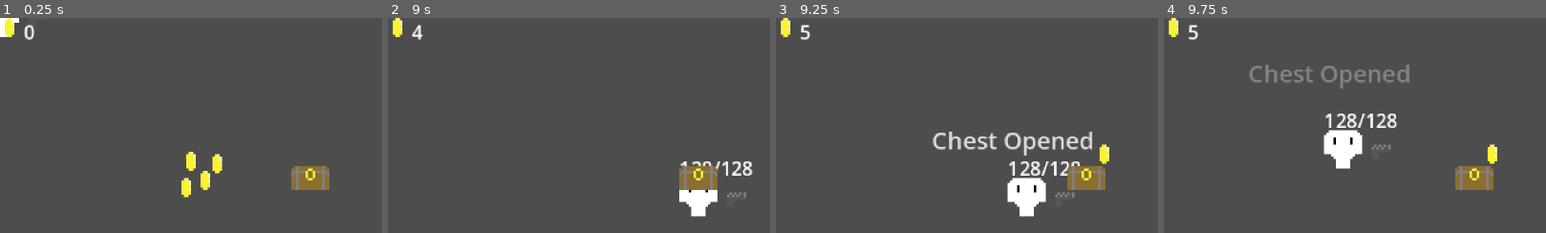
Above: before the commit, frames 1-4 (left to right).
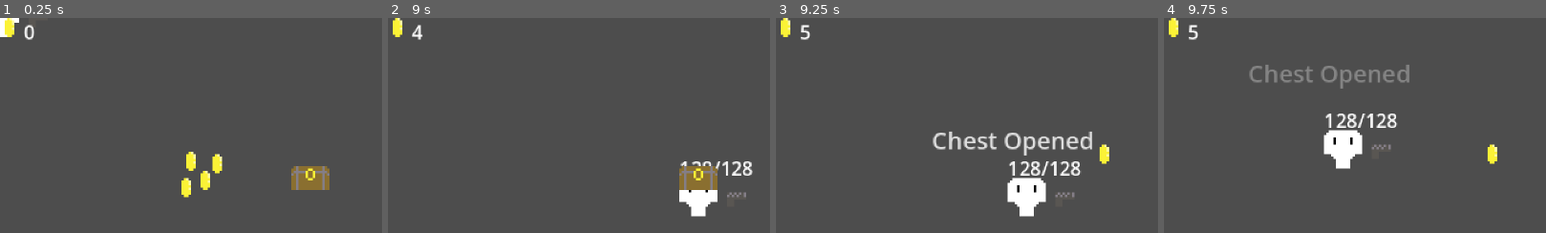
Above: after the commit, the same moments.

Repository: Kimbix/gun-factory-game
Game: Godot game, scene res://main.tscn
The game is run twice, just before and just after one commit, with the same random seed, the same clock (stepped at 60 frames per second) and the same inputs.
Inputs (mouse positions are % of the whole screen's width and height, from its top left):
- Up to frame 1 (0.25 s): no input
- Up to frame 2 (9 s): tap Enter at 0.5 s; move the mouse to (72, 45) at 0.52 s; hold D (move_right) 0.53-1.28 s; hold E (interact) 0.53-1.28 s; move the mouse to (30, 55) at 1.27 s; hold S (move_down) 1.28-2.03 s; click (30, 55) at 1.35 s; tap E (interact) every 1.5 s from 1.55 to 7.55 s; move the mouse to (60, 28) at 2.02 s; hold D (move_right) 2.03-2.78 s; hold E (interact) 2.03-2.78 s; move the mouse to (45, 70) at 2.77 s; hold W (move_up) 2.78-3.53 s; tap 1 at 2.85 s; move the mouse to (80, 65) at 3.52 s; hold E (interact) 3.53-4.28 s; hold A (move_left) 3.53-5.03 s; tap 2 at 3.6 s; move the mouse to (20, 35) at 4.27 s; tap 3 at 4.35 s; move the mouse to (55, 50) at 5.02 s; hold S (move_down) 5.03-5.78 s; hold E (interact) 5.03-5.78 s; tap 4 at 5.1 s; move the mouse to (35, 25) at 5.77 s; hold D (move_right) 5.78-6.53 s; tap 5 at 5.85 s; move the mouse to (72, 45) at 6.52 s; hold W (move_up) 6.53-7.28 s; hold E (interact) 6.53-7.28 s; tap 6 at 6.6 s; move the mouse to (30, 55) at 7.27 s; hold D (move_right) 7.28-8.03 s; tap 7 at 7.35 s; move the mouse to (60, 28) at 8.02 s; hold S (move_down) 8.03-8.78 s; hold E (interact) 8.03-8.78 s; tap 8 at 8.1 s; move the mouse to (45, 70) at 8.77 s; hold A (move_left) from 8.78 s (still down); tap R at 8.85 s
- Up to frame 3 (9.25 s): keep holding A (move_left); tap E (interact) at 9.05 s
- Up to frame 4 (9.75 s): move the mouse to (80, 65) at 9.52 s; release A (move_left) at 9.53 s; hold W (move_up) from 9.53 s (still down); hold E (interact) from 9.53 s (still down); tap Enter at 9.6 s
The pictures show only the part of the screen within x 0-50%, y 0-50%; the shares and areas given below are measured in that part.

Frames 1-2 are identical in both runs. In frame 3, 1.1% of the frame differs, in the area x 76-87%, y 68-80%; in frame 4, 1.1%.

Commit message:
Chest disappears (visible=false, area freed) when opened

Diff:
--- a/scripts/world/chest.gd
+++ b/scripts/world/chest.gd
@@ -31,6 +31,8 @@
 	if _opened:
 		return
 	_opened = true
+	visible = false
+	_area.queue_free()
 	var count := randi_range(coin_min, coin_max)
 	for i in count:
 		_spawn_coin()
